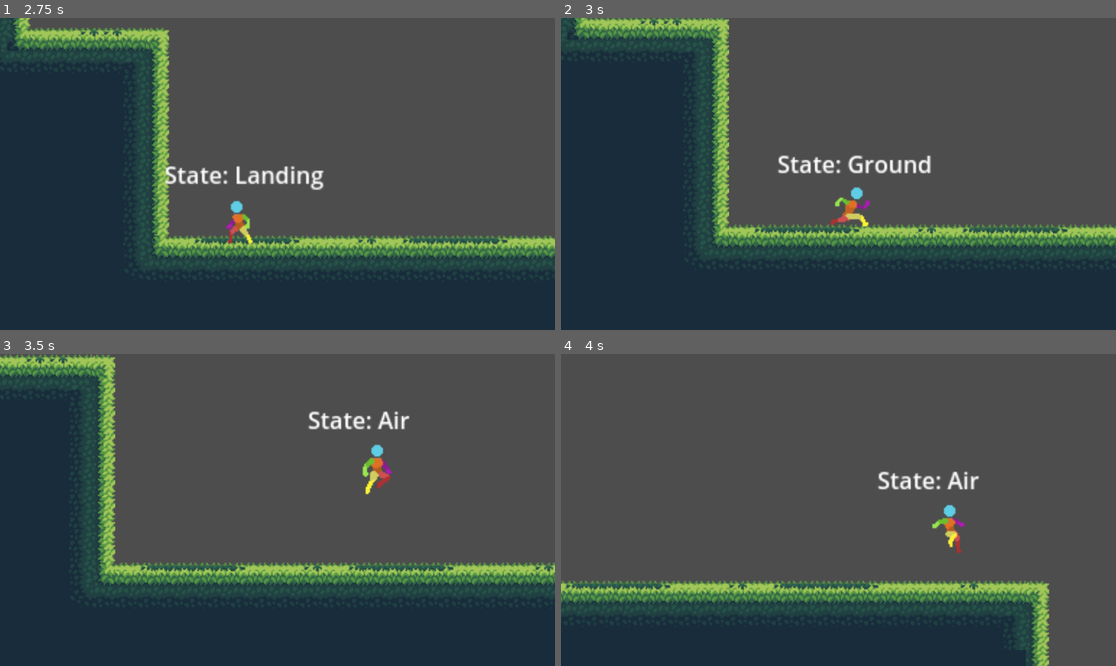
Above: before the commit, frames 1-4 (two rows, left to right).
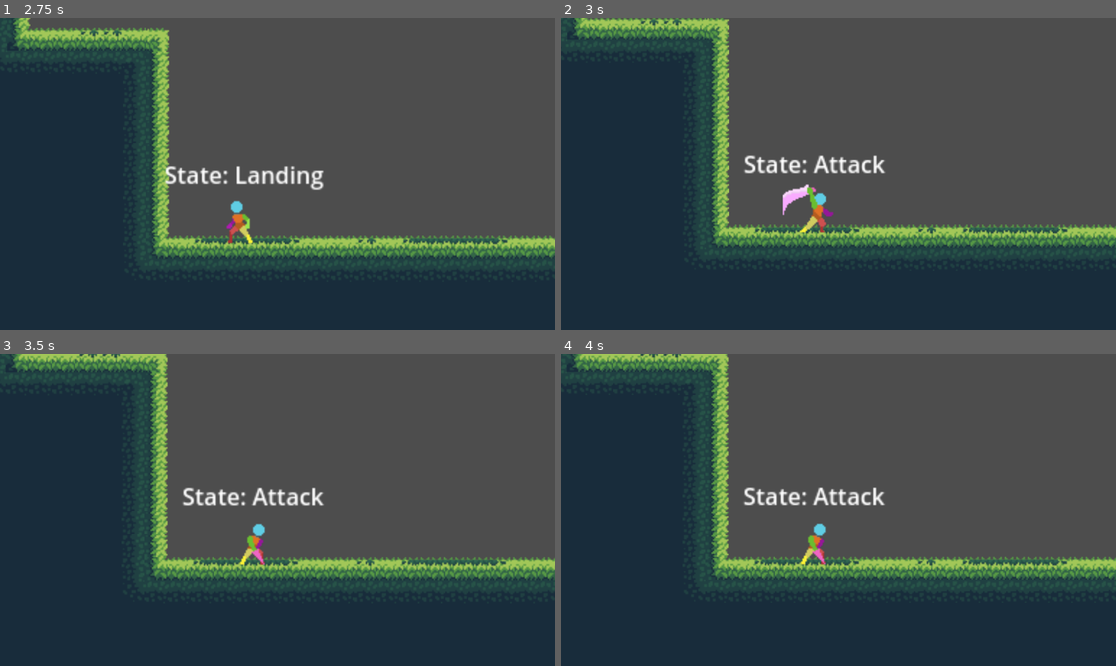
Above: after the commit, the same moments.

Repository: Allus-Interactive/platform-combat-game
Game: Godot game, scene res://scenes/main.tscn
Two runs of this game, one before a commit and one after it. Both use one fixed random seed, a clock stepped at 60 frames per second and the inputs below.
Inputs:
- Up to frame 1 (2.75 s): hold P (attack) 0.53-1.28 s; hold D (move_right) 0.53-2.03 s; tap Space (jump) at 0.77, 1.07, 1.52, 1.55, 1.82 s; tap O (roll) at 0.8, 1.35 s; hold A (move_left) from 2.03 s (still down); hold Space (jump) from 2.03 s (still down); tap P (attack) at 2.3 s
- Up to frame 2 (3 s): release A (move_left) at 2.78 s; release Space (jump) at 2.78 s; hold D (move_right) from 2.78 s (still down); tap P (attack) at 2.85 s
- Up to frame 3 (3.5 s): keep holding D (move_right); tap Space (jump) at 3.02, 3.32 s; tap O (roll) at 3.05 s
- Up to frame 4 (4 s): keep holding D (move_right); hold O (roll) from 3.53 s (still down); tap Space (jump) at 3.77, 3.8 s

Frame 1 is identical in both runs. In frame 2, 2.1% of the frame differs, in the area x 32-67%, y 43-69%; in frame 3, 18%; in frame 4, 40%, in the area x 0-100%, y 0-100%.

Commit message:
transition to attack state

Diff:
--- a/scenes/player.tscn
+++ b/scenes/player.tscn
@@ -11,6 +11,7 @@
 [ext_resource type="Script" path="res://scripts/roll_state.gd" id="10_pxfph"]
 [ext_resource type="Script" path="res://scripts/ground_state.gd" id="11_jhcou"]
 [ext_resource type="Script" path="res://scripts/air_state.gd" id="12_k7mg6"]
+[ext_resource type="Script" path="res://scripts/attack-state.gd" id="13_cia2r"]
 [ext_resource type="Script" path="res://scripts/landing_state.gd" id="13_n5rx8"]
 [ext_resource type="Script" path="res://scripts/state_debug_label.gd" id="14_g4e7r"]
 
@@ -469,6 +470,12 @@
 blend_point_2/pos = -1.0
 blend_mode = 1
 
+[sub_resource type="AnimationNodeAnimation" id="AnimationNodeAnimation_7p376"]
+animation = &"attack_1"
+
+[sub_resource type="AnimationNodeAnimation" id="AnimationNodeAnimation_dfivo"]
+animation = &"attack_2"
+
 [sub_resource type="AnimationNodeAnimation" id="AnimationNodeAnimation_iynau"]
 animation = &"double_jump"
 
@@ -516,9 +523,21 @@
 switch_mode = 2
 advance_mode = 2
 
+[sub_resource type="AnimationNodeStateMachineTransition" id="AnimationNodeStateMachineTransition_dx0g2"]
+
+[sub_resource type="AnimationNodeStateMachineTransition" id="AnimationNodeStateMachineTransition_6huml"]
+
+[sub_resource type="AnimationNodeStateMachineTransition" id="AnimationNodeStateMachineTransition_w6oaf"]
+
+[sub_resource type="AnimationNodeStateMachineTransition" id="AnimationNodeStateMachineTransition_i7kw8"]
+
 [sub_resource type="AnimationNodeStateMachine" id="AnimationNodeStateMachine_i05jk"]
 states/Move/node = SubResource("AnimationNodeBlendSpace1D_n51sq")
 states/Move/position = Vector2(396, 100)
+states/attack_1/node = SubResource("AnimationNodeAnimation_7p376")
+states/attack_1/position = Vector2(396, 239)
+states/attack_2/node = SubResource("AnimationNodeAnimation_dfivo")
+states/attack_2/position = Vector2(646, 239)
 states/double_jump/node = SubResource("AnimationNodeAnimation_iynau")
 states/double_jump/position = Vector2(396, -112)
 states/jump_end/node = SubResource("AnimationNodeAnimation_j4r5x")
@@ -530,8 +549,8 @@
 states/landing/node = SubResource("AnimationNodeAnimation_rfmla")
 states/landing/position = Vector2(646, 100)
 states/roll/node = SubResource("AnimationNodeAnimation_cy70t")
-states/roll/position = Vector2(396, 224)
-transitions = ["Start", "Move", SubResource("AnimationNodeSt …(894 unchanged characters)… mationNodeStateMachineTransition_2px0g")]
+states/roll/position = Vector2(200, 239)
+transitions = ["Start", "Move", SubResource("AnimationNodeSt …(894 unchanged characters)… mationNodeStateMachineTransition_2px0g"), "Move", "attack_1", SubResource("AnimationNodeStateMachineTransition_dx0g2"), "attack_1", "attack_2", SubResource("AnimationNodeStateMachineTransition_6huml"), "attack_1", "Move", SubResource("AnimationNodeStateMachineTransition_w6oaf"), "attack_2", "Move", SubResource("AnimationNodeStateMachineTransition_i7kw8")]
 graph_offset = Vector2(33, -181)
 
 [node name="Player" type="CharacterBody2D"]
@@ -562,10 +581,11 @@
 current_state = NodePath("Ground")
 animation_tree = NodePath("../AnimationTree")
 
-[node name="Ground" type="Node" parent="CharacterStateMachine" node_paths=PackedStringArray("air_state", "roll_state")]
+[node name="Ground" type="Node" parent="CharacterStateMachine" node_paths=PackedStringArray("air_state", "roll_state", "attack_state")]
 script = ExtResource("11_jhcou")
 air_state = NodePath("../Air")
 roll_state = NodePath("../Roll")
+attack_state = NodePath("../Attack")
 
 [node name="Air" type="Node" parent="CharacterStateMachine" node_paths=PackedStringArray("landing_state")]
 script = ExtResource("12_k7mg6")
@@ -581,6 +601,10 @@
 ground_state = NodePath("../Ground")
 can_move = false
 is_rolling = true
+
+[node name="Attack" type="Node" parent="CharacterStateMachine"]
+script = ExtResource("13_cia2r")
+can_move = false
 
 [node name="State Debug Label" type="Label" parent="." node_paths=PackedStringArray("state_machine")]
 offset_left = -51.0
--- /dev/null
+++ b/scripts/attack-state.gd
@@ -0,0 +1,3 @@
+extends PlayerState
+
+class_name AttackState
--- a/scripts/ground_state.gd
+++ b/scripts/ground_state.gd
@@ -6,8 +6,10 @@
 @export var roll_speed : float = 400.0
 @export var air_state : PlayerState
 @export var roll_state : PlayerState
+@export var attack_state : PlayerState
 @export var jump_animation : String = "jump_start"
 @export var roll_animation : String = "roll"
+@export var attack_animation : String = "attack_1"
 
 var is_facing_right : bool = true
 
@@ -25,6 +27,8 @@
 		jump()
 	if event.is_action_pressed("roll"):
 		roll()
+	if event.is_action_pressed("attack"):
+		attack()
 
 func jump():
 	character.velocity.y = jump_velocity
@@ -39,3 +43,7 @@
 		character.velocity.x = -roll_speed
 	next_state = roll_state
 	playback.travel(roll_animation)
+
+func attack():
+	next_state = attack_state
+	playback.travel(attack_animation)
Not shown: 1 places in scenes/player.tscn that only renumber resources
